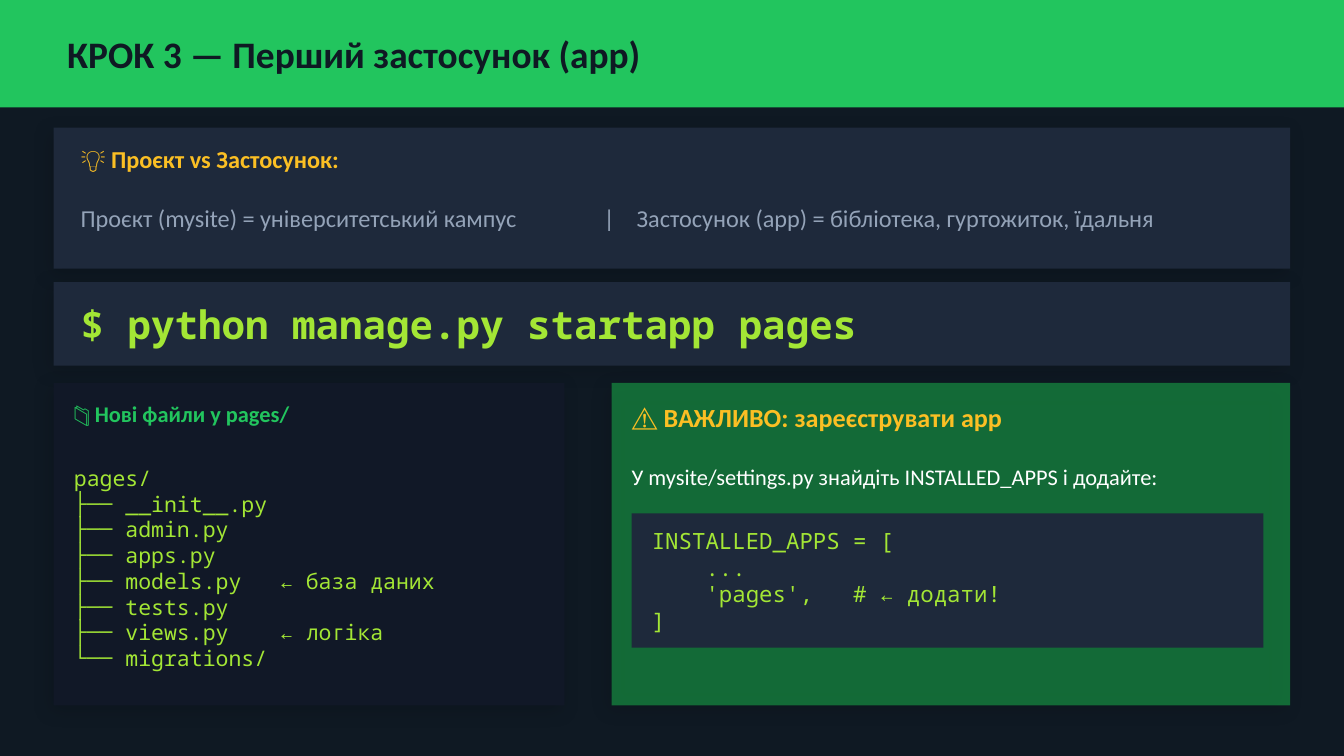
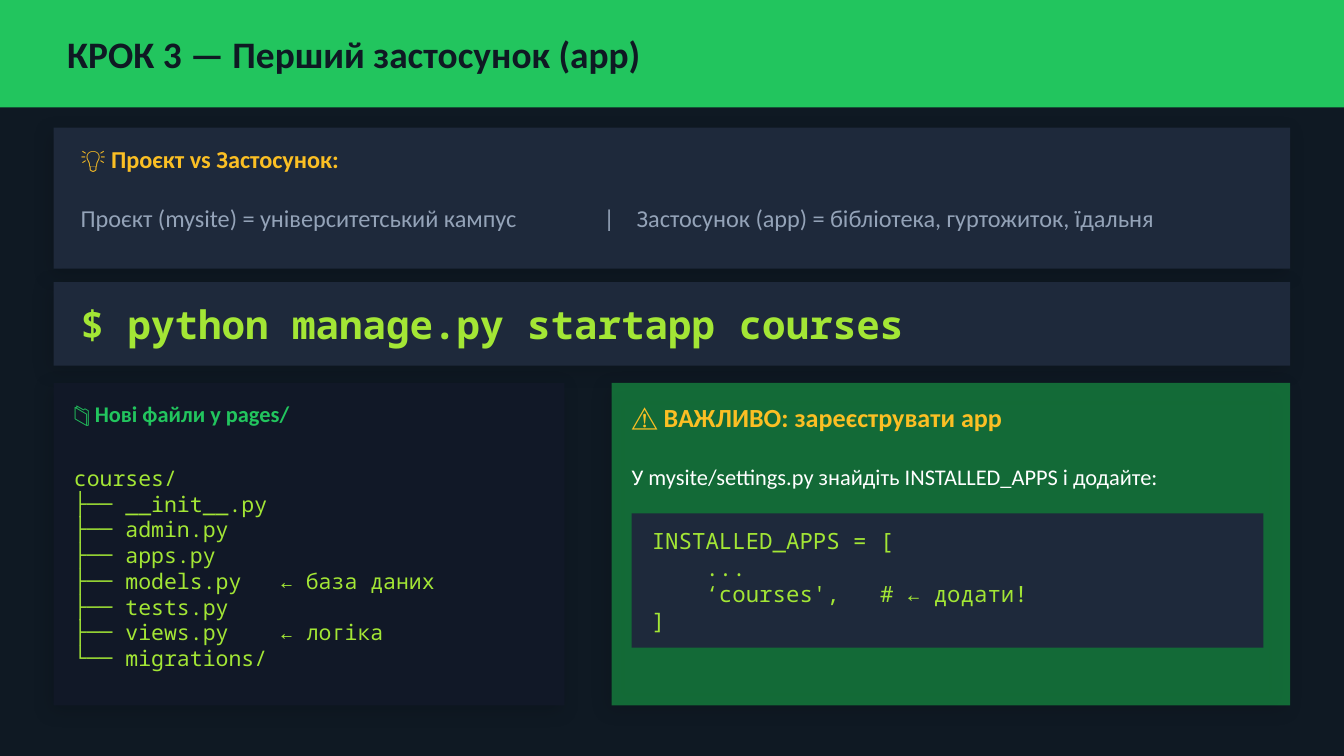
Before and after one commit to dmitriy-shtefan/python-web, a slide deck: slide 8 of заняття_3_python_oop_django/презентація/django_lesson.pptx. Drawn at 1344x756 pixels with LibreOffice and Linux fonts; fonts in the diff are those of the drawing. Boxes give left, top, right and bottom in pixels: in the first picture for what was removed or moved away, otherwise in the second. Text is boxed around its words. In the diff, an @@ line names an element or a change of style, - is before the commit and + after.

```diff
--- a/заняття_3_python_oop_django/презентація/django_lesson.pptx
+++ b/заняття_3_python_oop_django/презентація/django_lesson.pptx
@@ text at (x1=128, y1=309, x2=904, y2=349): text changed @@
-$ python manage.py startapp pages
+$ python manage.py startapp courses
@@ text at (x1=74, y1=470, x2=177, y2=492): text changed @@
-pages/
+courses/
@@ text at (x1=706, y1=586, x2=1028, y2=606): text changed @@
-'pages', # ← додати!
+‘courses', # ← додати!
```
Also in this commit, not shown: 3 other slides changed, 5 other files.
